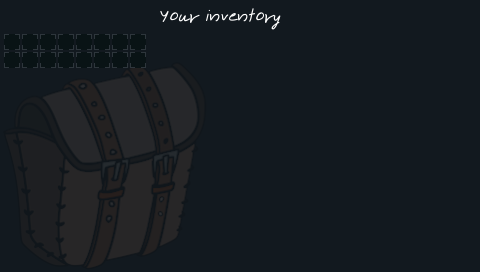
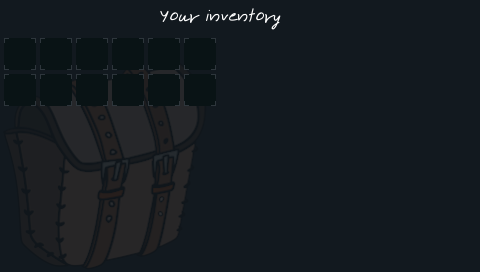
Comparing the layer stacks of the two w=480, h=272 images. Changes:
moved "Pasted Layer copy" above "Pasted Layer", painted on it over (4, 52, 216, 106)
moved "Pasted Layer" above "knife.png", painted on it over (4, 34, 216, 70)
